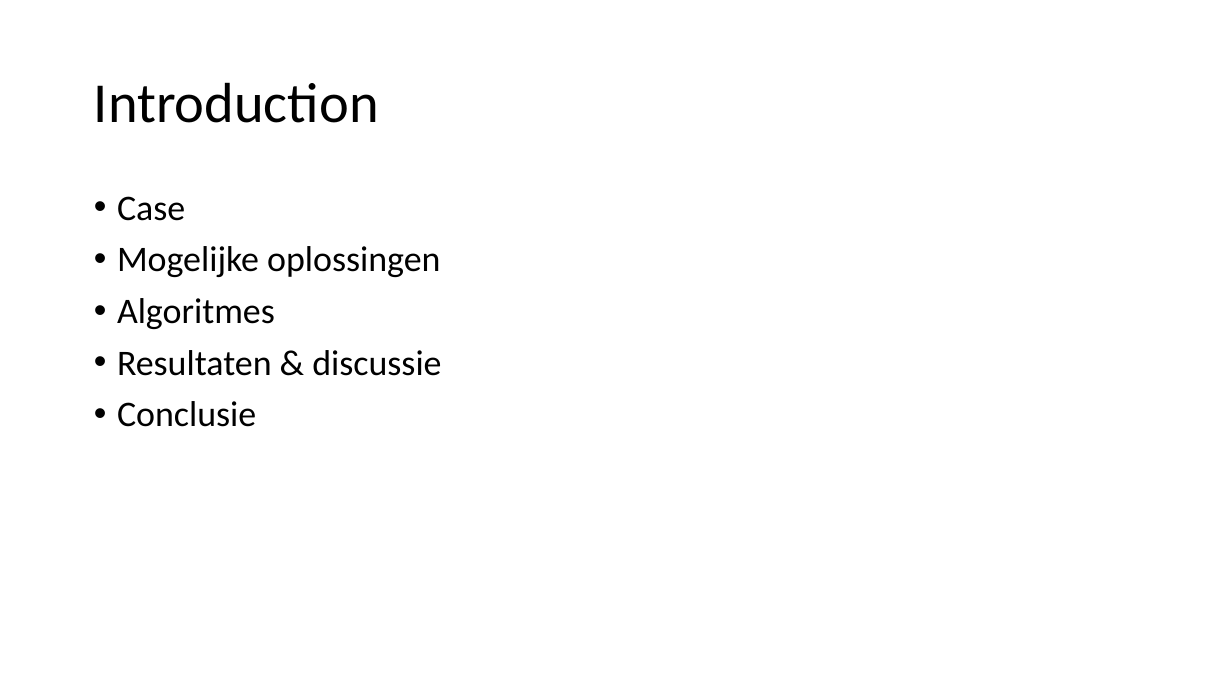
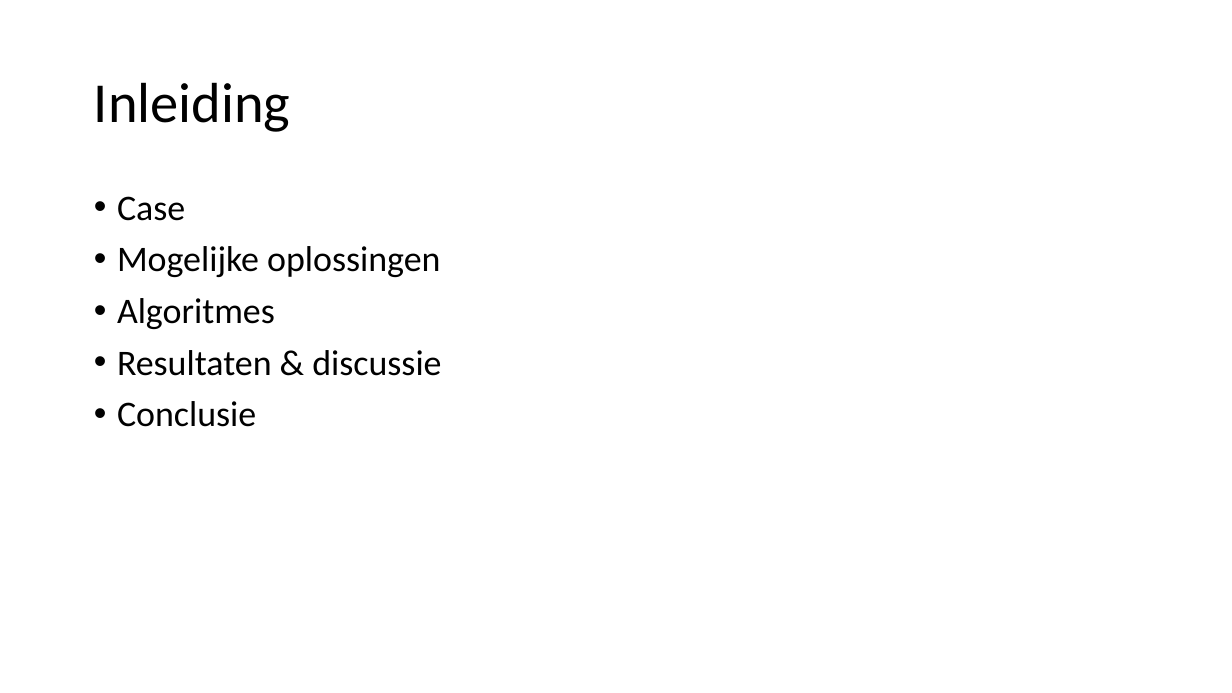
Before and after one commit to TammeThijs/Heuristics, a slide deck: slide 2 of Presentation2.pptx. Drawn at 1232x693 pixels with LibreOffice and Linux fonts; fonts in the diff are those of the drawing; background and template pictures are left out. Boxes give left, top, right and bottom in pixels: in the first picture for what was removed or moved away, otherwise in the second. Text is boxed around its words. In the diff, an @@ line names an element or a change of style, - is before the commit and + after.

```diff
--- a/Presentation2.pptx
+++ b/Presentation2.pptx
@@ title at box(94, 82, 290, 132): text changed @@
-Introduction
+Inleiding
```
Also in this commit, not shown: 7 other slides changed, 6 other files.
